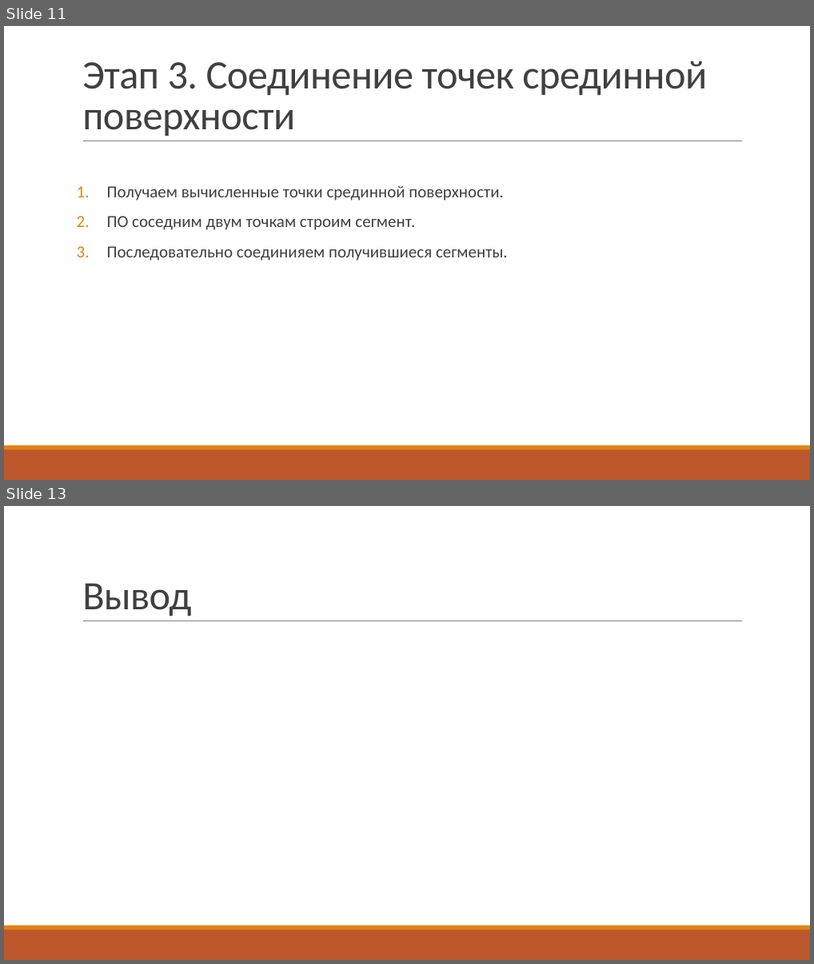
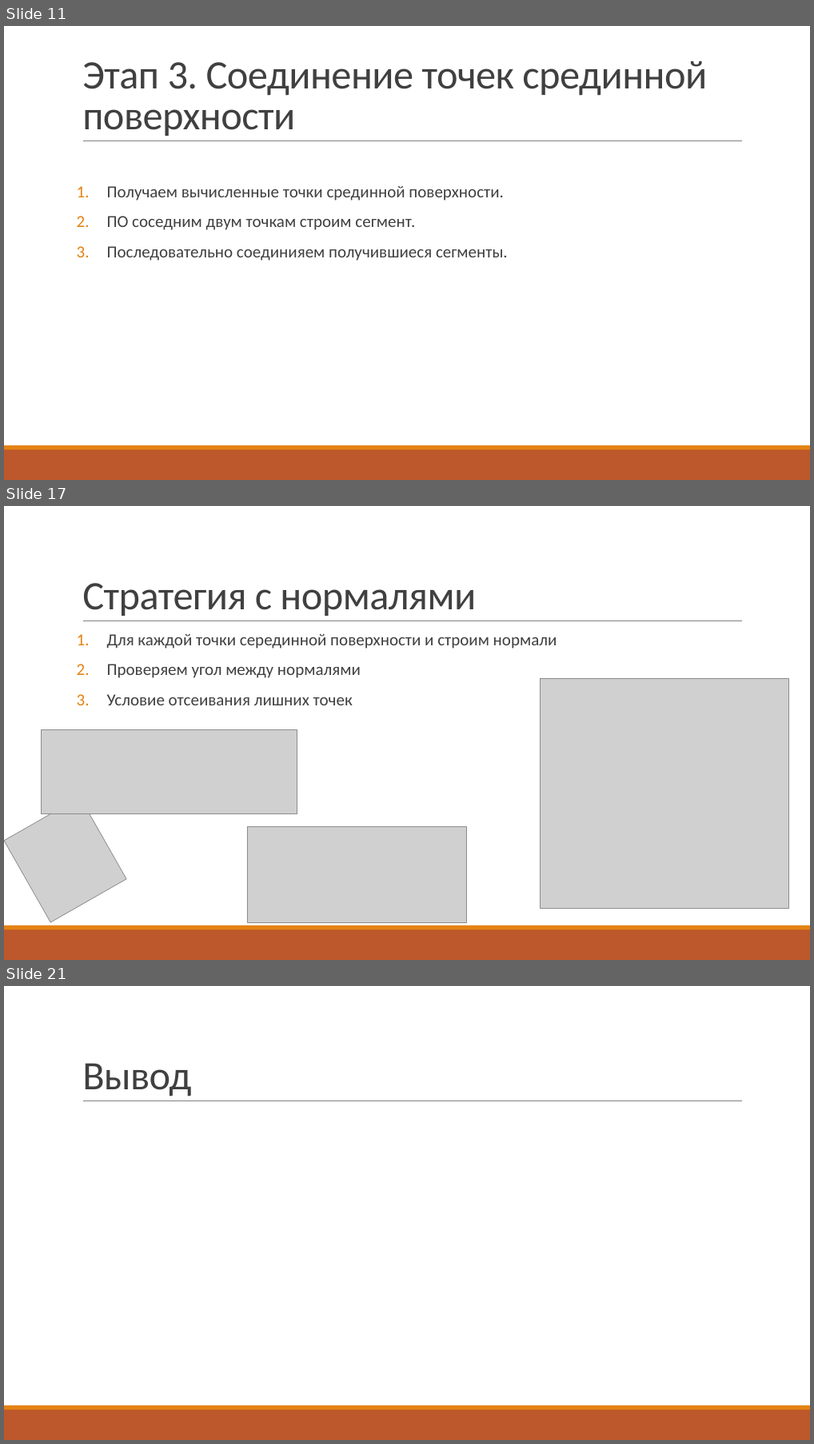
Before and after one commit to UNN-ITMM-AI381607m/middle-surface-proj, a slide deck: doc/publication/презентация.pptx. Shown one above the other, each under a label of ours: slides 11 and 13 before the commit, slides 11, 17 and 21 after it; the slides between them are not shown. The pictures are 814x964 and 814x1444 pixels, drawn with LibreOffice and Linux fonts; fonts in the diff are those of the drawing; grey boxes stand for pictures. Boxes give left, top, right and bottom in pixels: in the first picture for what was removed or moved away, otherwise in the second. Text is boxed around its words. In the diff, an @@ line names an element or a change of style, - is before the commit and + after.

```diff
--- a/doc/publication/презентация.pptx
+++ b/doc/publication/презентация.pptx
@@ slide 17 added at (4, 506, 810, 960), background #FFFFFF; not listed: 3 template elements that a slide beside it also shows @@
@@ title added at (82, 583, 476, 616), 48 pt, text #404040 @@
+Стратегия с нормалями
@@ text added at (107, 634, 558, 705), 20 pt, text #404040 @@
+1. Для каждой точки серединной поверхности и строим нормали
+2. Проверяем угол между нормалями
+3. Условие отсеивания лишних точек
@@ picture added at (540, 678, 789, 908) @@
@@ picture added at (41, 729, 297, 813) @@
@@ picture added at (4, 797, 127, 923) @@
@@ picture added at (247, 826, 467, 922) @@
@@ what was slide 13 is now slide 21 @@
```
Also in this commit, not shown: 1 slide changed, 7 other slides added.
